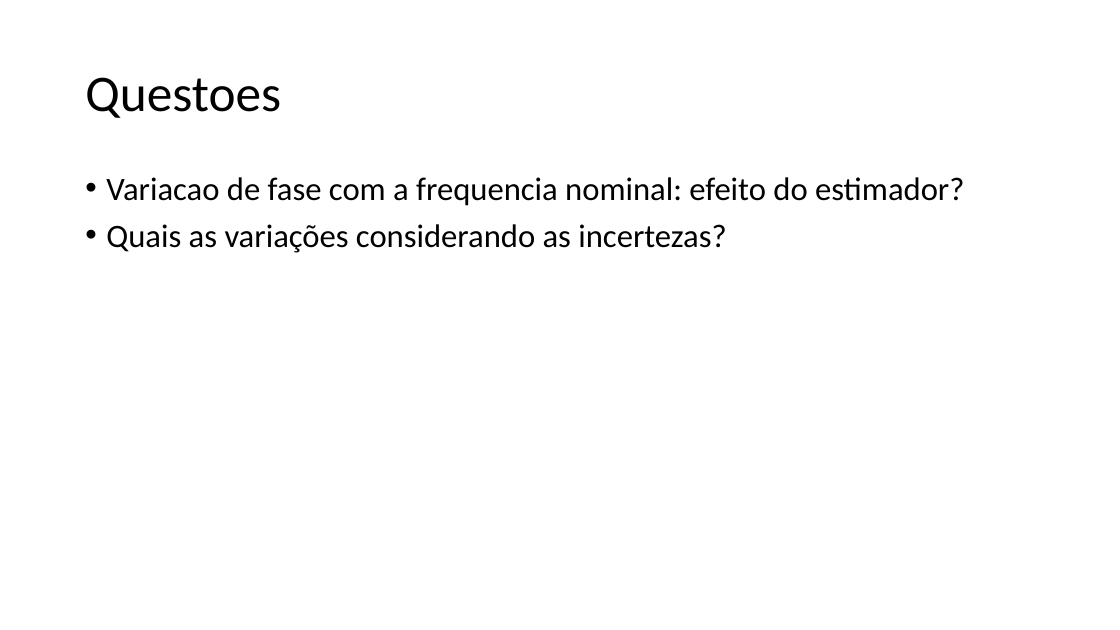
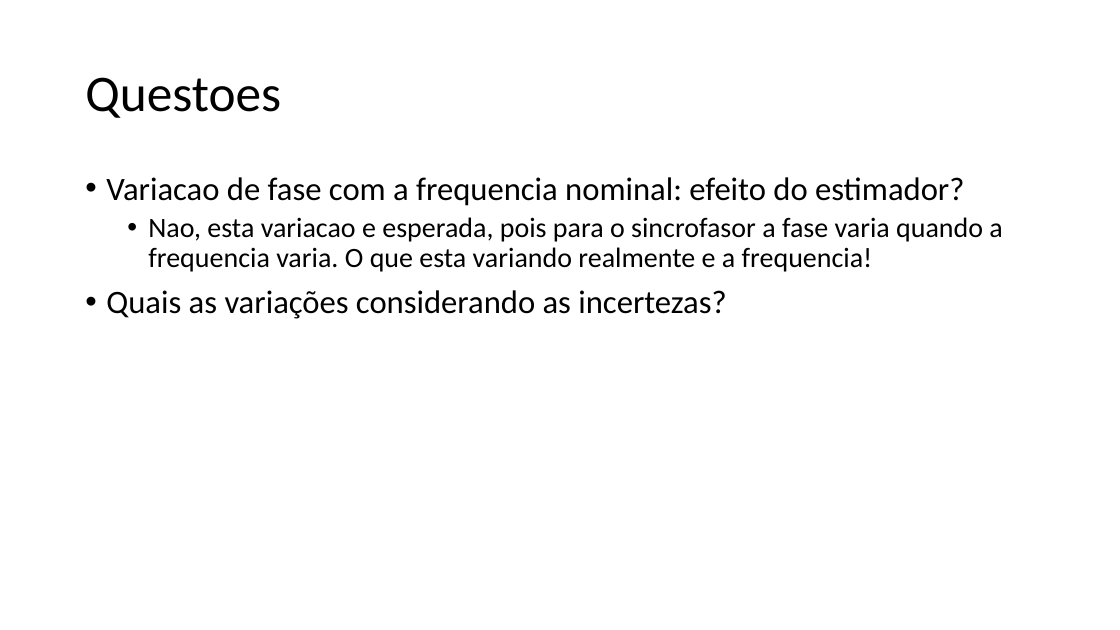
Before and after one commit to mbmartins/MATLABcodes, a slide deck: slide 19 of CPEM2018 Full Paper/CPEM2018.pptx (slide 18 before the commit). Drawn at 1120x630 pixels with LibreOffice and Linux fonts; fonts in the diff are those of the drawing. Boxes give left, top, right and bottom in pixels: in the first picture for what was removed or moved away, otherwise in the second. Text is boxed around its words. In the diff, an @@ line names an element or a change of style, - is before the commit and + after.

```diff
--- a/CPEM2018 Full Paper/CPEM2018.pptx
+++ b/CPEM2018 Full Paper/CPEM2018.pptx
@@ text at box(148, 217, 1002, 272): paragraph added @@
+  • Nao, esta variacao e esperada, pois para o sincrofasor a fase varia quando a frequencia varia. O que esta variando realmente e a frequencia!
```
Also in this commit, not shown: 1 slide added, 12 other files.
